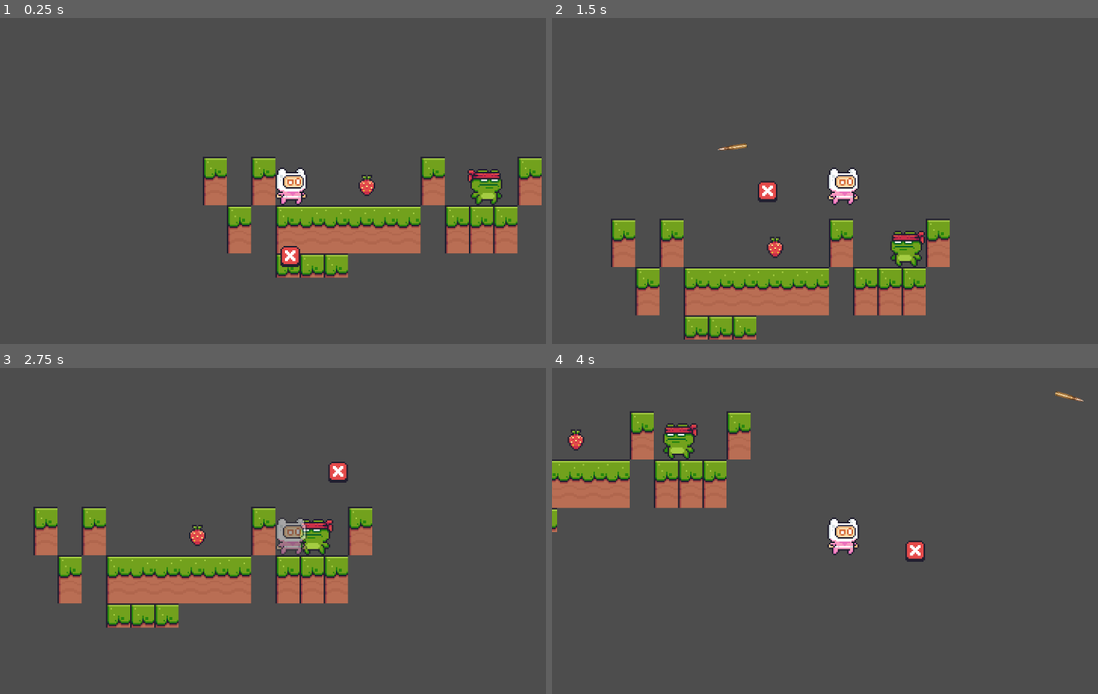
Above: before the commit, frames 1-4 (two rows, left to right).
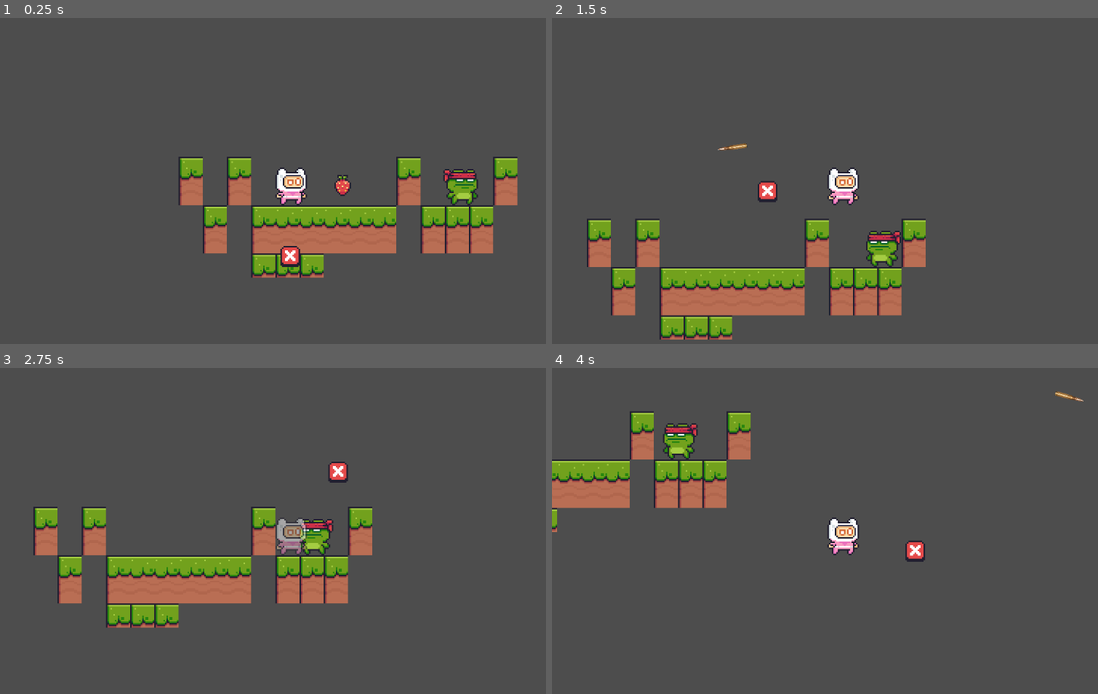
Above: after the commit, the same moments.

Repository: Troubadeer/Godotllercoaster
Game: Godot game, scene res://scenes/ui_layer.tscn
Same seed, same stepped clock (60 frames per second), same inputs: the game is played once before the commit and once after it.
Inputs (mouse positions are in pixels of both pictures, inside the frame that each line leads up to):
- Up to frame 1 (0.25 s): no input
- Up to frame 2 (1.5 s): move the mouse to (972, 164) at 0.52 s; press the mouse at (972, 164) at 0.53 s; hold D (right) from 0.53 s (still down); tap Space (jump) at 0.77 s; move the mouse to (726, 197) at 1.27 s; release the mouse at (726, 197) at 1.28 s; click (726, 197) at 1.35 s
- Up to frame 3 (2.75 s): tap Space (jump) at 1.52 s; move the mouse to (349, 459) at 2.02 s; release D (right) at 2.03 s; press the mouse at (349, 459) at 2.03 s; hold A (left) from 2.03 s (still down)
- Up to frame 4 (4 s): move the mouse to (814, 596) at 2.77 s; release A (left) at 2.78 s; release the mouse at (814, 596) at 2.78 s; hold D (right) from 2.78 s (still down); click (814, 596) at 2.85 s; tap Space (jump) at 3.02, 3.77 s; move the mouse to (1016, 579) at 3.52 s; press the mouse at (1016, 579) at 3.53 s

The runs differ from the first frame. In frame 1, 11% of the frame differs, in the area x 32-100%, y 42-80%; in frame 2, 11%; in frame 3, 0.1%; in frame 4, 0.1%.

Commit message:
health pickup

Diff:
--- a/workshop/scenes/levels/test_level_1.tscn
+++ b/workshop/scenes/levels/test_level_1.tscn
@@ -2,6 +2,7 @@
 
 [ext_resource type="TileSet" uid="uid://cfmivjpeb1060" path="res://assets/Terrain/terrain_default.tres" id="1_lw4g3"]
 [ext_resource type="PackedScene" uid="uid://gfq87aonxpi5" path="res://scenes/goobers/goomber.tscn" id="1_ov5y5"]
+[ext_resource type="PackedScene" uid="uid://e0smsod8uw16" path="res://scenes/prefabs/health.tscn" id="2_0vxsf"]
 [ext_resource type="PackedScene" uid="uid://dn00j7gam0j7e" path="res://scenes/goobers/player.tscn" id="2_ov5y5"]
 [ext_resource type="PackedScene" uid="uid://qgrbqi5fuqqn" path="res://scenes/prefabs/coin.tscn" id="4_xu8tg"]
 
@@ -9,6 +10,7 @@
 
 [node name="Goomber" parent="." unique_id=88526748 instance=ExtResource("1_ov5y5")]
 position = Vector2(137, -14)
+drop_item = ExtResource("2_0vxsf")
 
 [node name="TileMapLayer" type="TileMapLayer" parent="." unique_id=479079267]
 texture_filter = 1
@@ -16,7 +18,7 @@
 tile_set = ExtResource("1_lw4g3")
 
 [node name="Player" parent="." unique_id=102182892 instance=ExtResource("2_ov5y5")]
-position = Vector2(8, -22)
+position = Vector2(26, -20)
 
-[node name="Coin" parent="." unique_id=1298228030 instance=ExtResource("4_xu8tg")]
+[node name="Coin" parent="." unique_id=680089101 instance=ExtResource("4_xu8tg")]
 position = Vector2(60, -13)
--- /dev/null
+++ b/workshop/scenes/prefabs/health.tscn
@@ -0,0 +1,19 @@
+[gd_scene format=3 uid="uid://e0smsod8uw16"]
+
+[ext_resource type="Script" uid="uid://mubdqkl0ku78" path="res://scripts/game/rubees/healing_item.gd" id="1_jmsdp"]
+[ext_resource type="Texture2D" uid="uid://b2n7qmkxd8c8t" path="res://assets/Items/Fruits/Strawberry.png" id="2_eidl2"]
+
+[sub_resource type="RectangleShape2D" id="RectangleShape2D_u15yb"]
+
+[node name="Health" type="Area2D" unique_id=1611331535]
+modulate = Color(1, 0.30588236, 1, 1)
+script = ExtResource("1_jmsdp")
+
+[node name="CollisionShape2D" type="CollisionShape2D" parent="." unique_id=1859538445]
+shape = SubResource("RectangleShape2D_u15yb")
+
+[node name="Sprite2D" type="Sprite2D" parent="." unique_id=250043600]
+texture = ExtResource("2_eidl2")
+hframes = 17
+
+[connection signal="body_entered" from="." to="." method="_on_body_entered"]
--- /dev/null
+++ b/workshop/scenes/test1.tscn
@@ -0,0 +1,10 @@
+[gd_scene format=3 uid="uid://bljqkno8cbe30"]
+
+[ext_resource type="Script" uid="uid://b2jyi4vc4cgg7" path="res://scripts/game/game_manager.gd" id="1_h46hq"]
+[ext_resource type="PackedScene" uid="uid://b4b1o8jyhspq4" path="res://scenes/levels/test_level_1.tscn" id="1_oydga"]
+
+[node name="Test1" type="Node2D" unique_id=586266045]
+script = ExtResource("1_h46hq")
+
+[node name="TestLevel1" parent="." unique_id=322389122 instance=ExtResource("1_oydga")]
+position = Vector2(184, 132)
--- a/workshop/scripts/game/goobers/enemy.gd
+++ b/workshop/scripts/game/goobers/enemy.gd
@@ -1,6 +1,8 @@
 extends CharacterBody2D
 
 class_name enemy
+
+@export var drop_item: PackedScene = null
 
 var current_health : int = 15
 var current_speed : float = 0.0
@@ -11,4 +13,9 @@
 		kill()
 
 func kill() -> void:
+	if drop_item != null:
+		var drop: pickup = drop_item.instantiate()
+		drop.position = position
+		call_deferred("add_sibling", drop)
+
 	queue_free()
--- a/workshop/scripts/game/goobers/player.gd
+++ b/workshop/scripts/game/goobers/player.gd
@@ -17,7 +17,6 @@
 var shootable : bool = true
 
 func _process(delta: float) -> void:
-	print(current_health)
 	var mouse_pos: Vector2 = get_local_mouse_position()
 	reticle_angle = mouse_pos.angle_to(Vector2(0, 50))
 	if (global_position.distance_to(mouse_pos) >= 25.0):
--- a/workshop/scripts/game/rubees/coin.gd
+++ b/workshop/scripts/game/rubees/coin.gd
@@ -1,6 +1,6 @@
 extends pickup
 
-func _on_body_entered(body: Node2D):
+func _on_body_entered(body: Node2D) -> void:
 	if body is player:
 		super._on_body_entered(body)
 		print("apples")
--- /dev/null
+++ b/workshop/scripts/game/rubees/healing_item.gd
@@ -0,0 +1,8 @@
+extends pickup
+
+@export var healing_amount: int = 1
+
+func _on_body_entered(body: Node2D) -> void:
+	if body is player:
+		super._on_body_entered(body)
+		body.heal(self.healing_amount)
--- a/workshop/scripts/game/rubees/pickup.gd
+++ b/workshop/scripts/game/rubees/pickup.gd
@@ -1,5 +1,5 @@
 extends Area2D
 class_name pickup
 
-func _on_body_entered(body: Node2D):
+func _on_body_entered(_body: Node2D) -> void:
 	queue_free()
Not shown, added: workshop/scripts/game/rubees/healing_item.gd.uid
